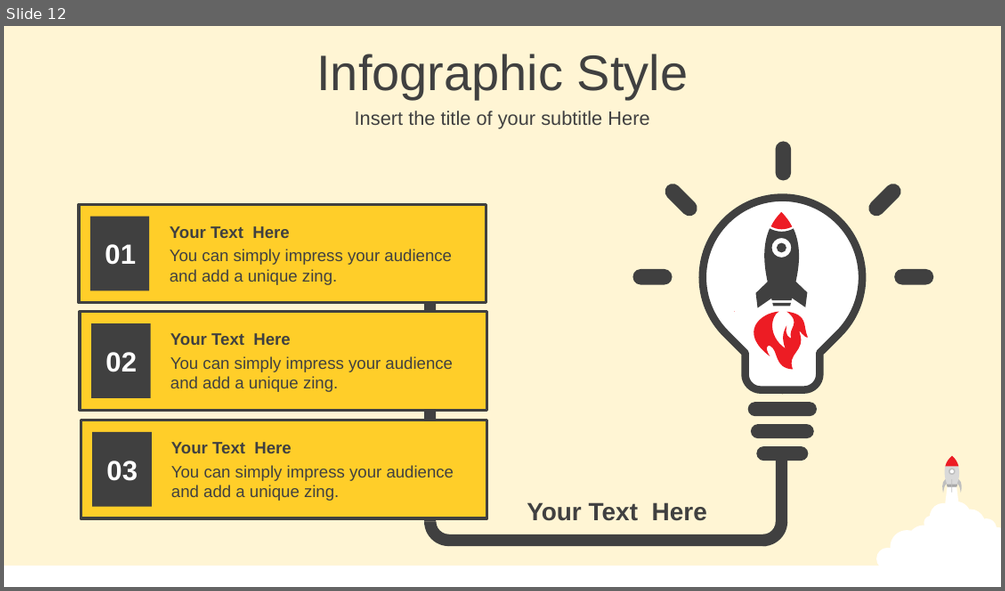
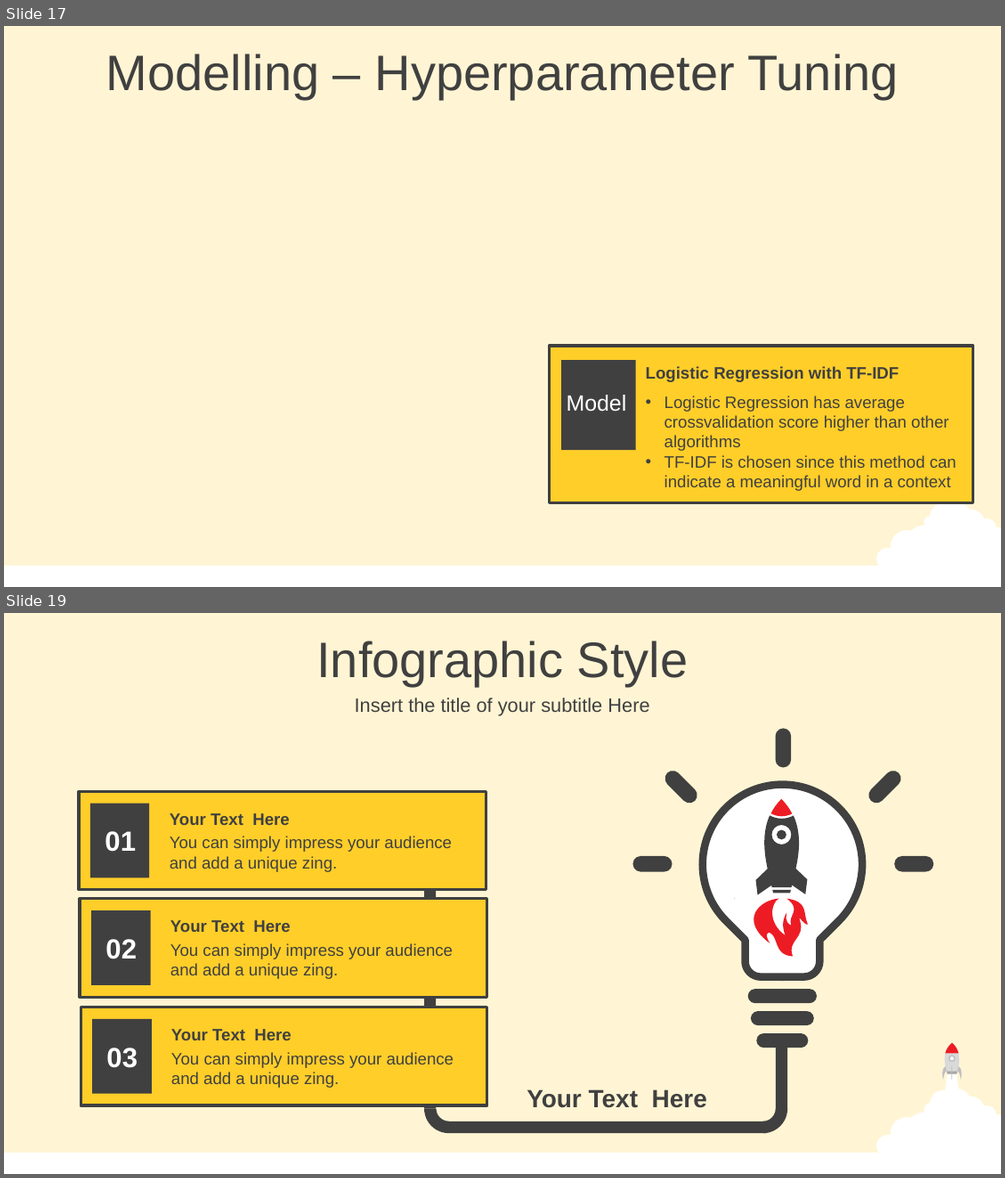
Before and after one commit to Damianus04/data-science-purwadhika-final-project, a slide deck: 0-Final-Project-Presentation.pptx. Shown one above the other, each under a label of ours: slide 12 before the commit, slides 17 and 19 after it; the slides between them are not shown. The pictures are 1005x591 and 1005x1178 pixels, drawn with LibreOffice and Linux fonts; fonts in the diff are those of the drawing. Boxes give left, top, right and bottom in pixels: in the first picture for what was removed or moved away, otherwise in the second. Text is boxed around its words. In the diff, an @@ line names an element or a change of style, - is before the commit and + after.

```diff
--- a/0-Final-Project-Presentation.pptx
+++ b/0-Final-Project-Presentation.pptx
@@ slide 17 added at <box>4,26,1001,587</box>, background #FFF5D4; not listed: 2 template elements that a slide beside it also shows @@
@@ text added at <box>106,54,898,99</box>, 36 pt, text #404040 @@
+Modelling – Hyperparameter Tuning
@@ group added at <box>550,346,973,502</box>: 3 texts, 2 rectangles @@
+Model
+• Logistic Regression has average crossvalidation score higher than other algorithms
+• TF-IDF is chosen since this method can indicate a meaningful word in a context
+Logistic Regression with TF-IDF
@@ what was slide 12 is now slide 19 @@
```
Also in this commit, not shown: 3 slides changed, 16 other slides added, 3 other files.
